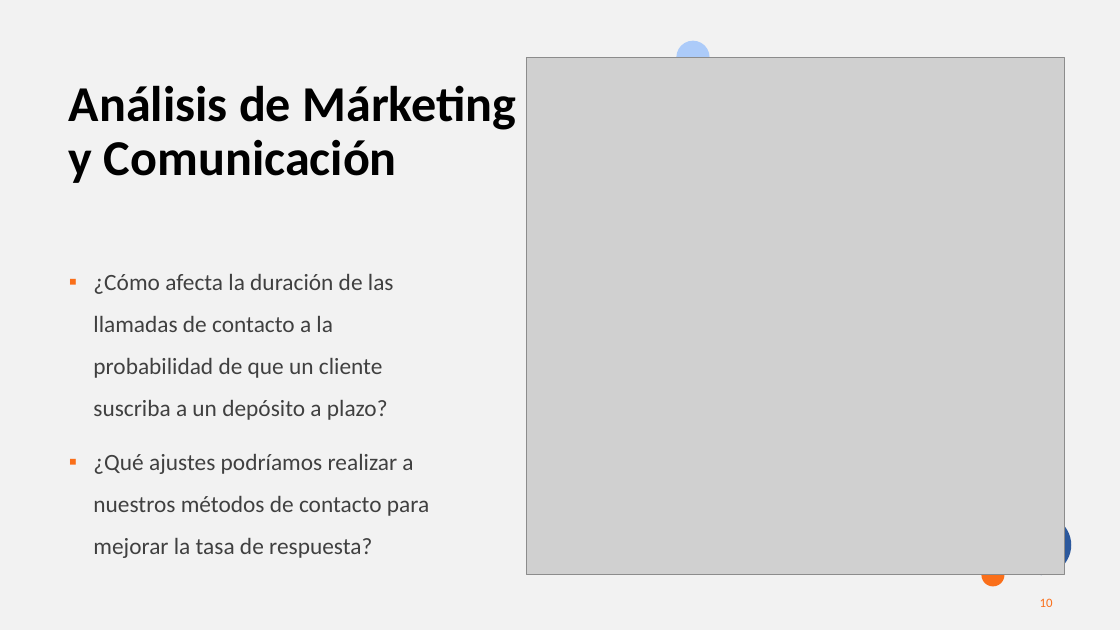
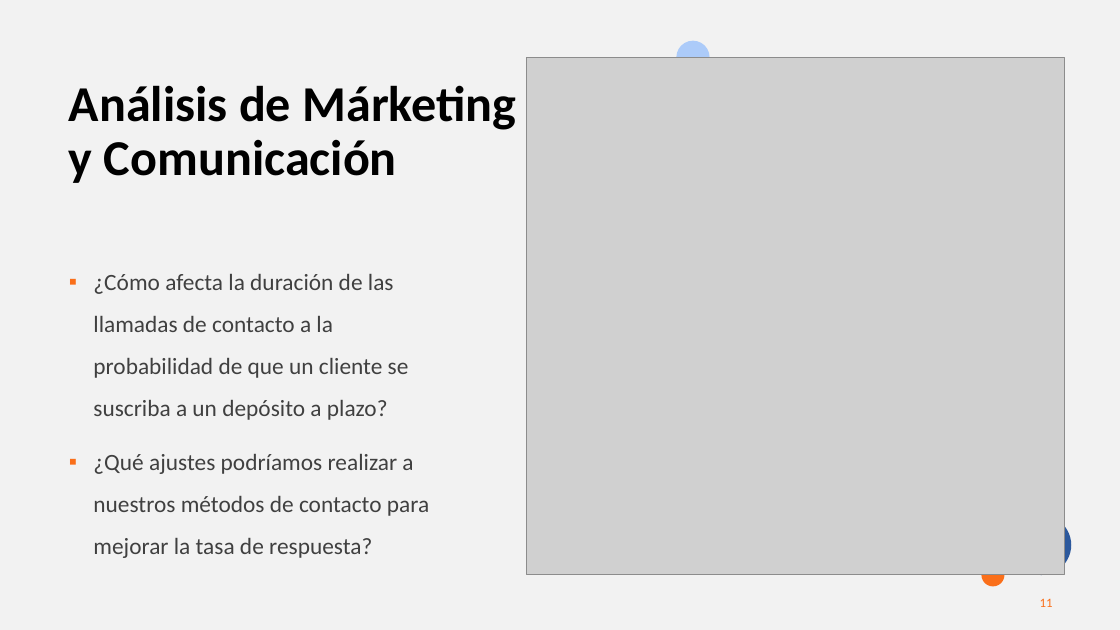
Before and after one commit to MarinaTorba/PersonalDataProrjects, a slide deck: slide 11 of Equip_B/results/D1_presentacion_Cliente.pptx (slide 10 before the commit). Drawn at 1120x630 pixels with LibreOffice and Linux fonts; fonts in the diff are those of the drawing; grey boxes stand for pictures. Boxes give left, top, right and bottom in pixels: in the first picture for what was removed or moved away, otherwise in the second. Text is boxed around its words. In the diff, an @@ line names an element or a change of style, - is before the commit and + after.

Commit message:
presantecion cliente

```diff
--- a/Equip_B/results/D1_presentacion_Cliente.pptx
+++ b/Equip_B/results/D1_presentacion_Cliente.pptx
@@ text at (93, 274, 409, 420): text changed @@
-▪ ¿Cómo afecta la duración de las llamadas de contacto a la probabilidad de que un cliente suscriba a un depósito a plazo?
+▪ ¿Cómo afecta la duración de las llamadas de contacto a la probabilidad de que un cliente se suscriba a un depósito a plazo?
@@ page number at (1040, 598, 1053, 607): text changed @@
-10
+11
```
Also in this commit, not shown: 9 other slides changed, 12 slides added, 3 slides removed.
